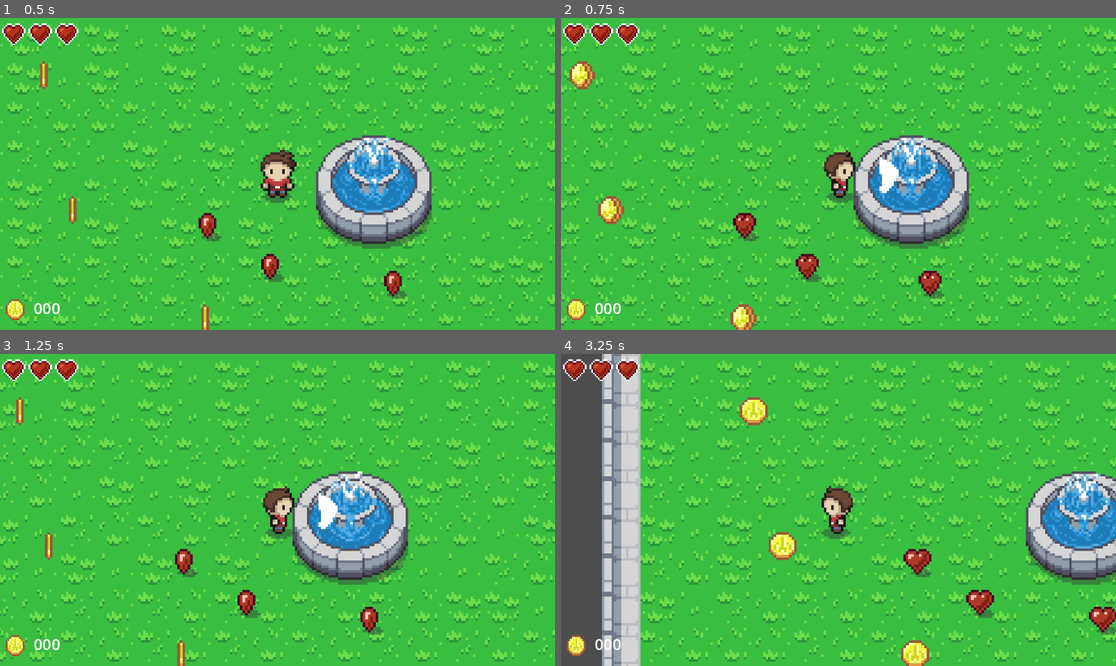
Above: before the commit, frames 1-4 (two rows, left to right).
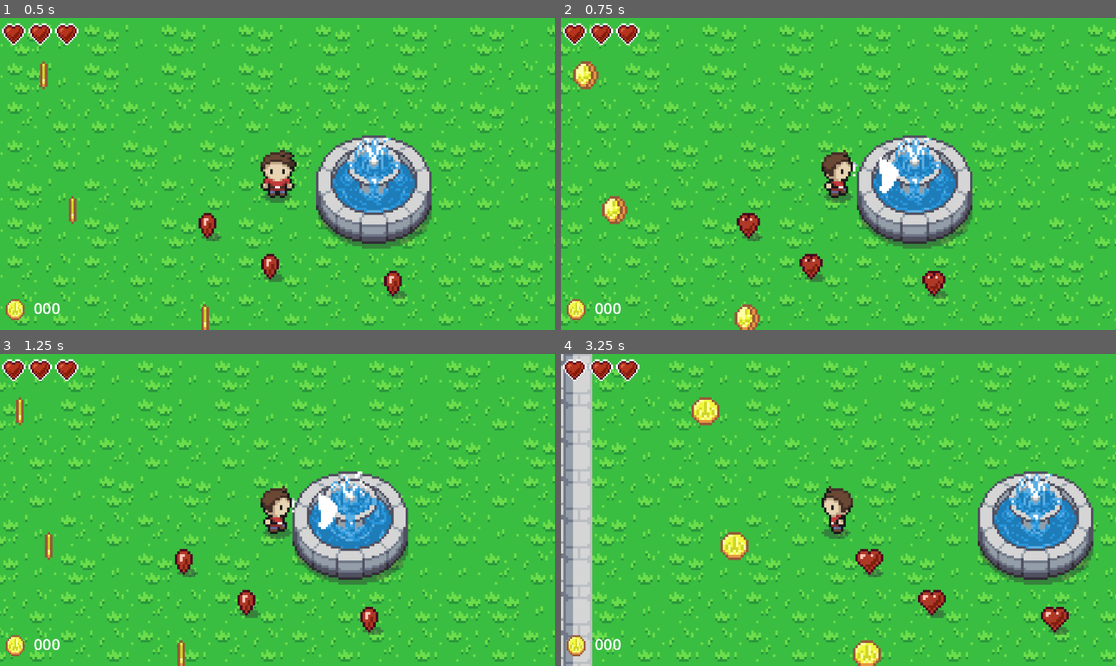
Above: after the commit, the same moments.

Repository: danielathome19/Game-Design-I
Game: Godot game, scene res://topdown.tscn
The game is run twice, just before and just after one commit, with the same random seed, the same clock (stepped at 60 frames per second) and the same inputs. This scene is started directly instead of the project's main scene.
Inputs (mouse positions are in pixels of both pictures, inside the frame that each line leads up to):
- Up to frame 1 (0.5 s): no input
- Up to frame 2 (0.75 s): move the mouse to (960, 158) at 0.52 s; hold Right (ui_right) from 0.53 s (still down); tap Keypad Enter (ui_accept) at 0.6 s; click (960, 158) at 0.67 s
- Up to frame 3 (1.25 s): keep holding Right (ui_right); tap Keypad Enter (ui_accept) at 0.77, 1.07 s
- Up to frame 4 (3.25 s): release Right (ui_right) at 1.25 s; drag from (727, 525) to (882, 513) at 1.27 s; move the mouse to (894, 441) at 2.02 s; hold Left (ui_left) 2.03-2.75 s; tap Keypad Enter (ui_accept) at 2.1 s; drag from (810, 572) to (755, 410) at 2.77 s

Frame 1 is identical in both runs. In frame 2, 20% of the frame differs, in the area x 0-100%, y 2-100%; in frame 3, 0.5%; in frame 4, 44%, in the area x 0-100%, y 0-100%.

Commit message:
Update 11/27

Diff:
--- a/TDplayer.gd
+++ b/TDplayer.gd
@@ -19,6 +19,9 @@
 var look_direction = Vector2.DOWN  # (0, 1)
 var attack_direction = Vector2.DOWN
 var animation_lock = 0.0  # Lock player while playing attack animation
+var damage_lock = 0.0
+var charge_time = 2.5
+var charge_start_time = 0.0
 
 var slash_scene = preload("res://entities/attacks/slash.tscn")
 var menu_scene = preload("res://my_gui.tscn")
@@ -33,6 +36,8 @@
 
 func attack():
 	data.state = STATES.ATTACKING
+	if get_direction_name() == "left":
+		$AnimatedSprite2D.flip_h = 0
 	$AnimatedSprite2D.play("swipe_" + get_direction_name())
 	attack_direction = look_direction
 	var slash = slash_scene.instantiate()
@@ -40,6 +45,28 @@
 	slash.rotation = Vector2().angle_to_point(-attack_direction)
 	add_child(slash)
 	animation_lock = 0.2
+
+func charged_attack():
+	data.state = STATES.ATTACKING
+	$AnimatedSprite2D.play("swipe_charge")
+	attack_direction = look_direction
+	damage_lock = 0.3
+
+	for i in range(9):
+		# Offset by (i-4) * 45 degrees
+		var angle = -attack_direction.angle() + (i-4) * PI / 4;  # [-4,4]
+		var dir = Vector2(cos(angle), sin(angle))
+		var slash = slash_scene.instantiate()
+		slash.position = dir * 20.0
+		slash.rotation = Vector2().angle_to_point(-dir)
+		slash.damage *= 1.5
+		add_child(slash)
+		await get_tree().create_timer(0.03).timeout
+
+	animation_lock = 0.2
+	data.state = STATES.IDLE
+	await $AnimatedSprite2D.animation_finished
+	pass
 
 func pickup_money(value):
 	data.money += value
@@ -55,20 +82,27 @@
 	menu_instance.hide()
 
 func _physics_process(delta):
-	var direction = Vector2(
-		Input.get_axis("ui_left", "ui_right"),
-		Input.get_axis("ui_up", "ui_down")
-	).normalized()  # Scale to 1 to prevent speed boost
-	update_animation(direction)
-	if direction.length() > 0:
-		look_direction = direction
-		velocity = direction * SPEED
-	else:
-		velocity = velocity.move_toward(Vector2(), SPEED)
+	animation_lock = max(animation_lock-delta, 0.0)
 
-	velocity += inertia
-	move_and_slide()
-	inertia = inertia.move_toward(Vector2(), delta * 1000.0)
+	if animation_lock == 0.0 and data.state != STATES.DEAD:
+		# TODO: damage and charging
+		if data.state != STATES.CHARGING:
+			data.state = STATES.IDLE
+
+		var direction = Vector2(
+			Input.get_axis("ui_left", "ui_right"),
+			Input.get_axis("ui_up", "ui_down")
+		).normalized()  # Scale to 1 to prevent speed boost
+		update_animation(direction)
+		if direction.length() > 0:
+			look_direction = direction
+			velocity = direction * SPEED
+		else:
+			velocity = velocity.move_toward(Vector2(), SPEED)
+
+		velocity += inertia
+		move_and_slide()
+		inertia = inertia.move_toward(Vector2(), delta * 1000.0)
 
 	if data.state != STATES.DEAD:
 		if Input.is_action_just_pressed("ui_accept"):
@@ -80,26 +114,27 @@
 
 
 func update_animation(direction):
-	var a_name = "idle_down"  # Default
-	if direction.length() > 0:
-		look_direction = direction
-		a_name = "walk_"
-		if direction.x != 0:
-			a_name += "side"
-			$AnimatedSprite2D.flip_h = direction.x < 0
-		elif direction.y < 0:
-			a_name += "up"
-		elif direction.y > 0:
-			a_name += "down"
-		$AnimatedSprite2D.play()
-	else:
-		if look_direction.x != 0:
-			a_name = "idle_side"
-			$AnimatedSprite2D.flip_h = look_direction.x < 0
-		elif look_direction.y < 0:
-			a_name = "idle_up"
-		elif look_direction.y > 0:
-			a_name = "idle_down"
+	if data.state == STATES.IDLE:
+		var a_name = "idle_down"  # Default
+		if direction.length() > 0:
+			look_direction = direction
+			a_name = "walk_"
+			if direction.x != 0:
+				a_name += "side"
+				$AnimatedSprite2D.flip_h = direction.x < 0
+			elif direction.y < 0:
+				a_name += "up"
+			elif direction.y > 0:
+				a_name += "down"
+			$AnimatedSprite2D.play()
+		else:
+			if look_direction.x != 0:
+				a_name = "idle_side"
+				$AnimatedSprite2D.flip_h = look_direction.x < 0
+			elif look_direction.y < 0:
+				a_name = "idle_up"
+			elif look_direction.y > 0:
+				a_name = "idle_down"
 
-	if $AnimatedSprite2D.animation != a_name:
-		$AnimatedSprite2D.animation = a_name
+		if $AnimatedSprite2D.animation != a_name:
+			$AnimatedSprite2D.animation = a_name
